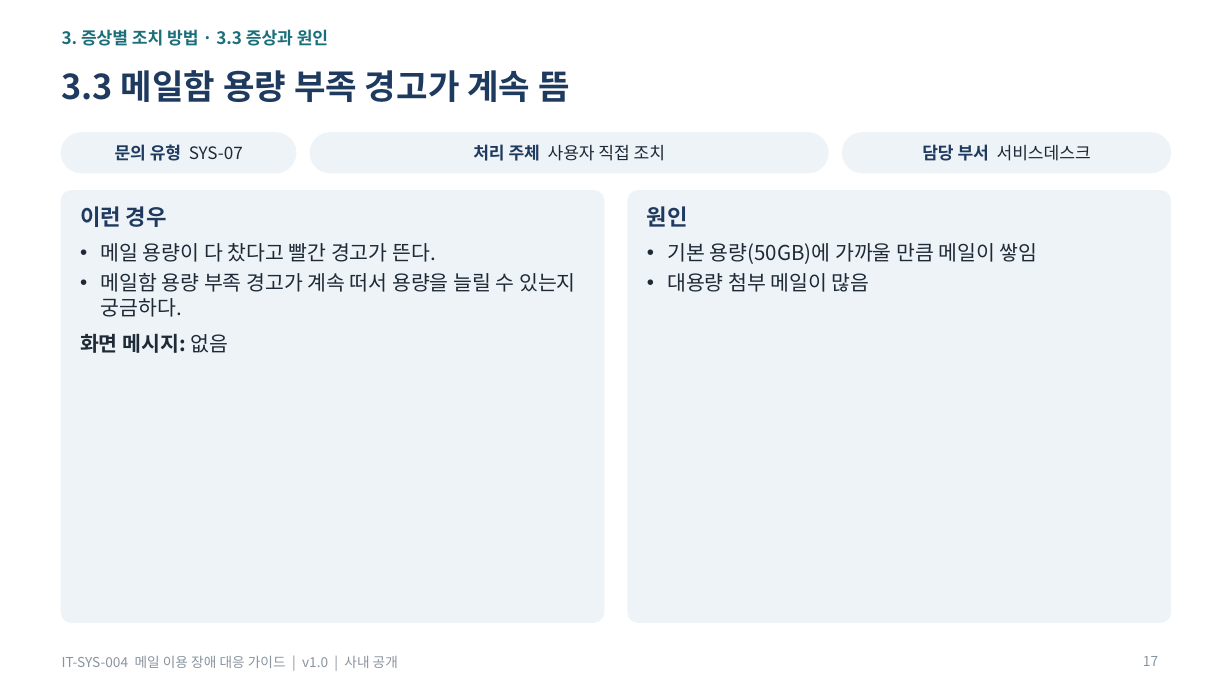
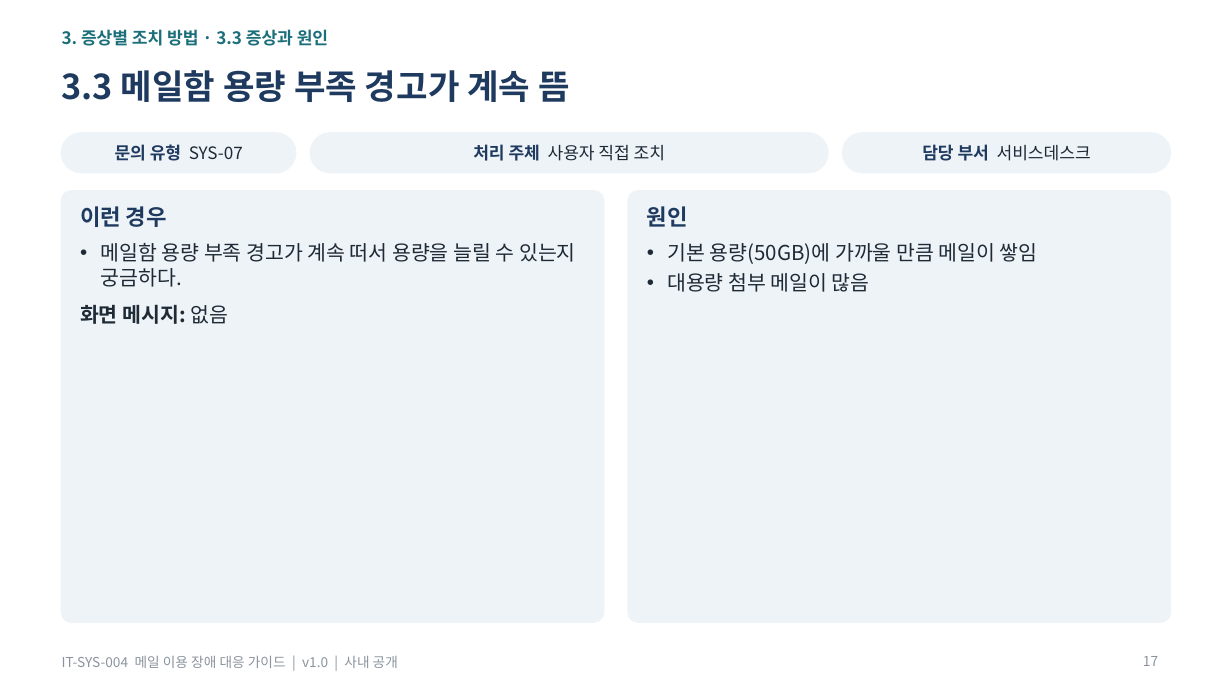
Before and after one commit to issue-helpdesk/issue-helpdesk, a slide deck: slide 17 of dataset/guides/SYS/guide/IT-SYS-004_메일 이용 장애 대응 가이드.pptx. Drawn at 1232x693 pixels with LibreOffice and Linux fonts; fonts in the diff are those of the drawing. Boxes give left, top, right and bottom in pixels: in the first picture for what was removed or moved away, otherwise in the second. Text is boxed around its words. In the diff, an @@ line names an element or a change of style, - is before the commit and + after.

```diff
--- a/dataset/guides/SYS/guide/IT-SYS-004_메일 이용 장애 대응 가이드.pptx
+++ b/dataset/guides/SYS/guide/IT-SYS-004_메일 이용 장애 대응 가이드.pptx
@@ text at (101,243,436,262): paragraph removed @@
-• 메일 용량이 다 찼다고 빨간 경고가 뜬다.
```
Also in this commit, not shown: 2 other slides changed, 32 other files.
